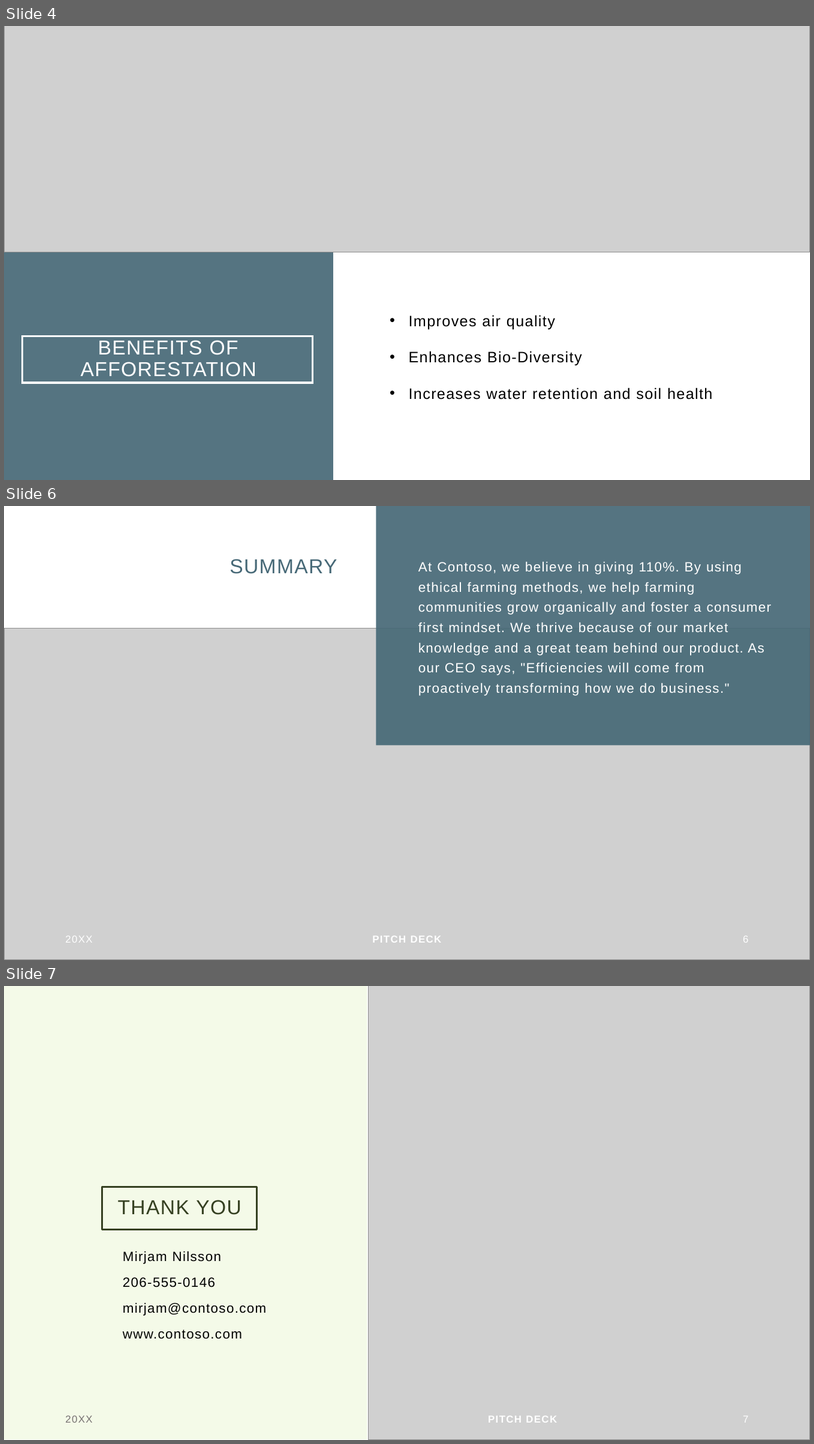
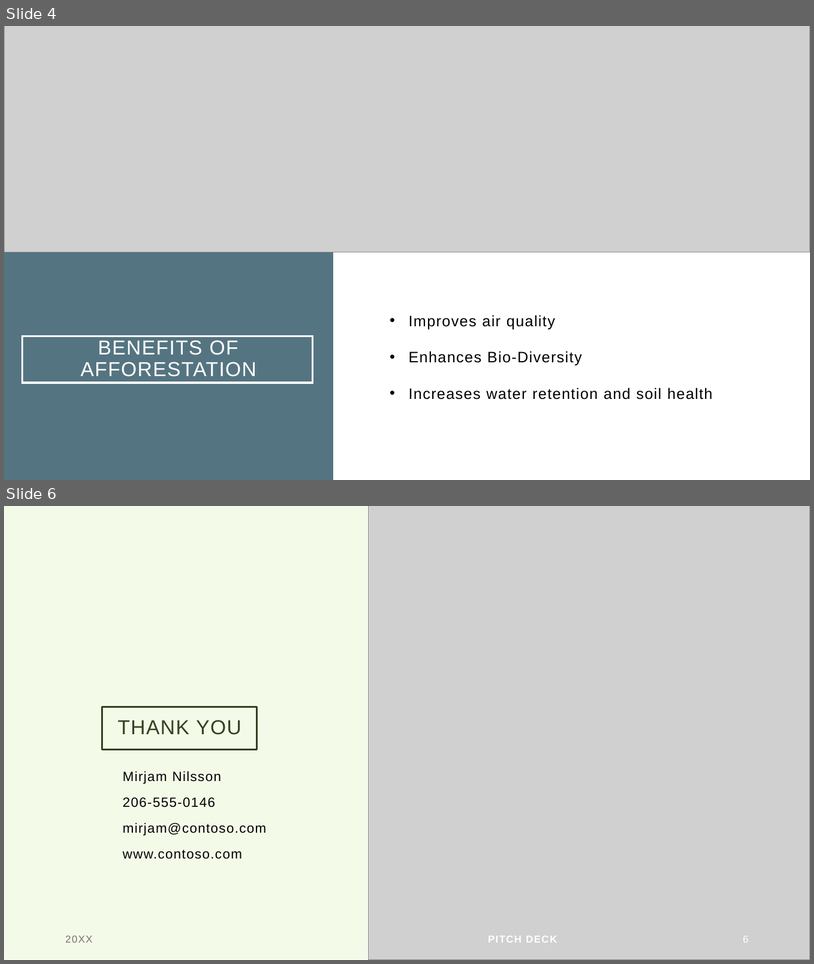
Before and after one commit to MananGandhi1810/Cyber-Cypher-Final-Round-FooBar, a slide deck: CyberCypher.pptx. Shown one above the other, each under a label of ours: slides 4, 6 and 7 before the commit, slides 4 and 6 after it; the slides between them are not shown. The pictures are 814x1444 and 814x964 pixels, drawn with LibreOffice and Linux fonts; fonts in the diff are those of the drawing; grey boxes stand for pictures. Boxes give left, top, right and bottom in pixels: in the first picture for what was removed or moved away, otherwise in the second. Text is boxed around its words. In the diff, an @@ line names an element or a change of style, - is before the commit and + after.

```diff
--- a/CyberCypher.pptx
+++ b/CyberCypher.pptx
@@ slide 6 removed at (x1=4, y1=506, x2=810, y2=960), background #FFFFFF @@
@@ text removed at (x1=376, y1=506, x2=810, y2=745) @@
-At Contoso, we believe in giving 110%. By using ethical farming methods, we help farming communities grow organically and foster a consumer first mindset. We thrive because of our market knowledge and a great team behind our product. As our CEO says, "Efficiencies will come from proactively transforming how we do business."
@@ title removed at (x1=230, y1=559, x2=337, y2=574) @@
-SUMMARY
@@ picture removed at (x1=4, y1=628, x2=810, y2=960) @@
@@ text removed at (x1=65, y1=936, x2=92, y2=942) @@
-20XX
@@ text removed at (x1=372, y1=936, x2=442, y2=942) @@
-PITCH DECK
@@ page number removed at (x1=743, y1=936, x2=749, y2=942) @@
-6
@@ what was slide 7 is now slide 6 @@
@@ page number at (x1=743, y1=936, x2=749, y2=942): text changed @@
-7
+6
```
Also in this commit, not shown: 1 slide changed.
